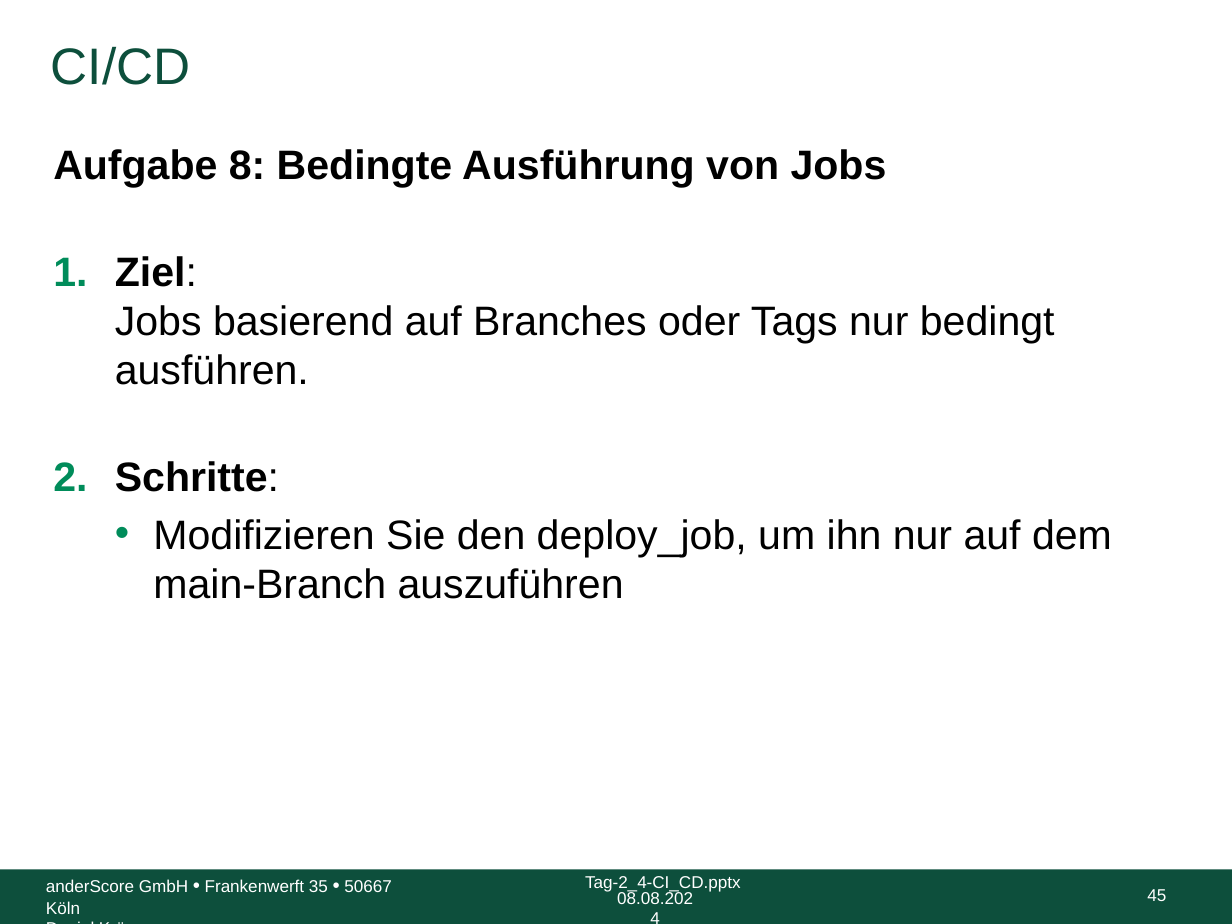
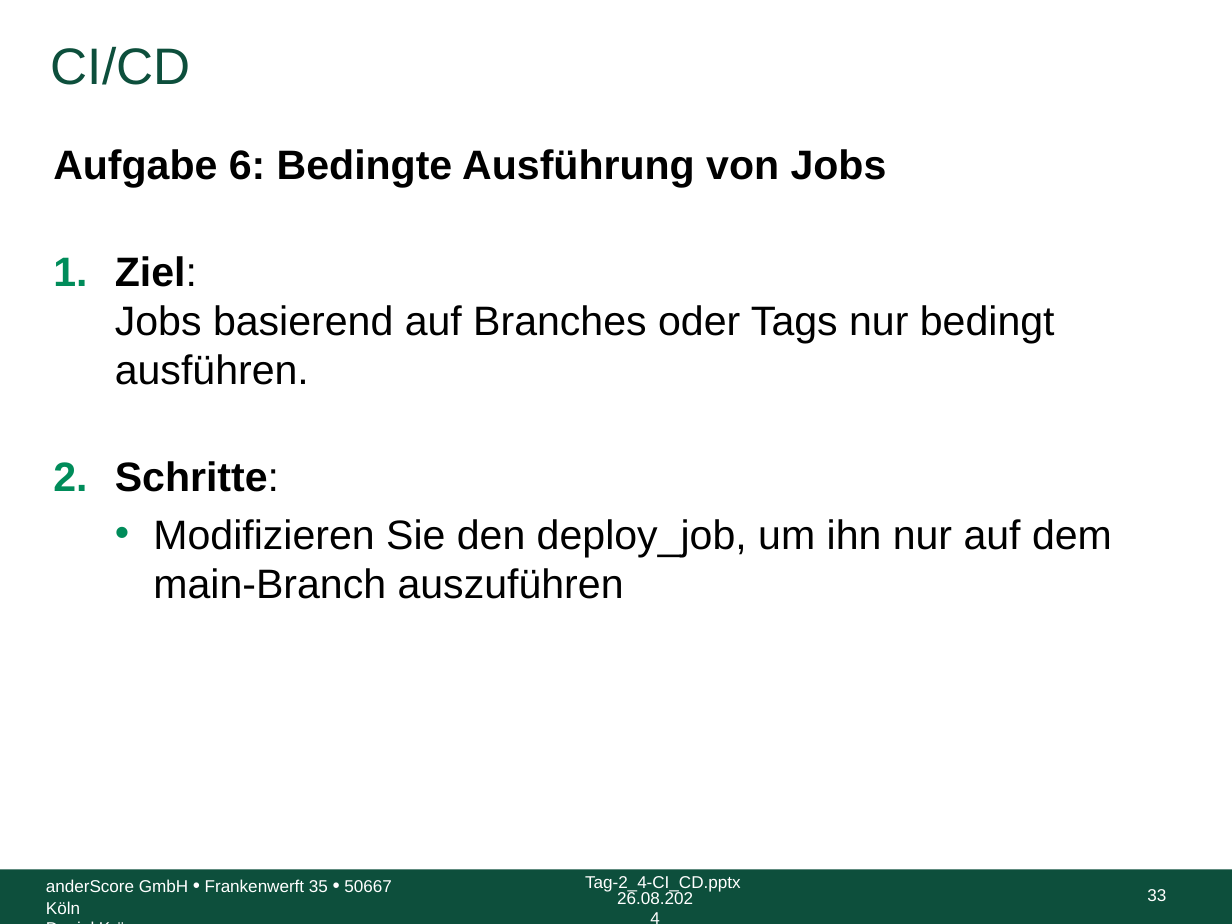
Before and after one commit to anderscore-gmbh/gitlab, a slide deck: slide 33 of slides/Tag-2_4-CI_CD.pptx (slide 45 before the commit). Drawn at 1232x924 pixels with LibreOffice and Linux fonts; fonts in the diff are those of the drawing; background and template pictures are left out. Boxes give left, top, right and bottom in pixels: in the first picture for what was removed or moved away, otherwise in the second. Text is boxed around its words. In the diff, an @@ line names an element or a change of style, - is before the commit and + after.

Commit message:
Überarbeitung GitlabCI-Aufgaben

```diff
--- a/slides/Tag-2_4-CI_CD.pptx
+++ b/slides/Tag-2_4-CI_CD.pptx
@@ text at [53,149,887,187]: text changed @@
-Aufgabe 8: Bedingte Ausführung von Jobs
+Aufgabe 6: Bedingte Ausführung von Jobs
@@ text at [617,890,693,904]: text changed @@
-08.08.2024
+26.08.2024
@@ page number at [1147,889,1166,901]: text changed @@
-45
+33
```
Also in this commit, not shown: 46 other slides changed.
